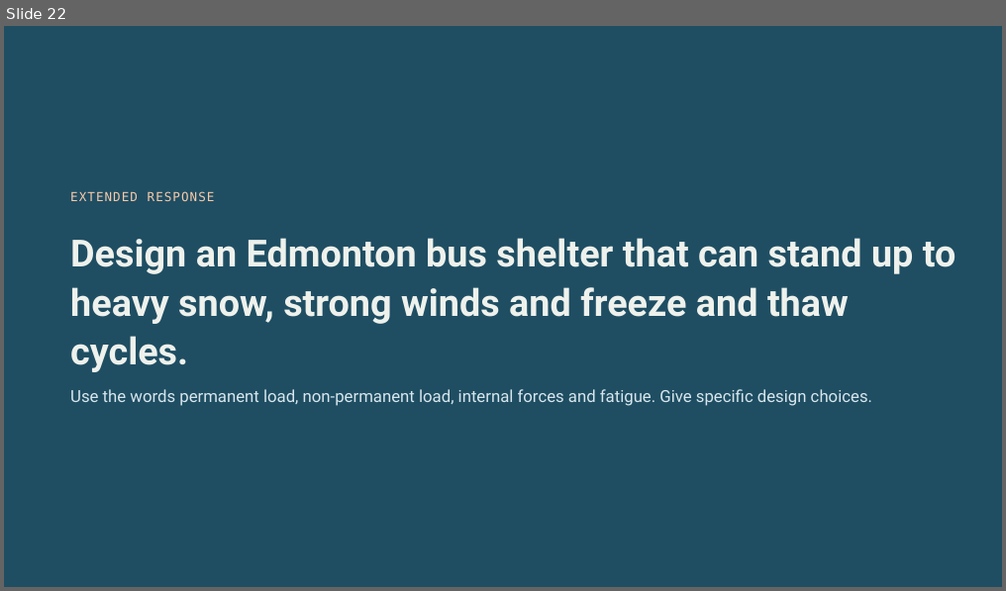
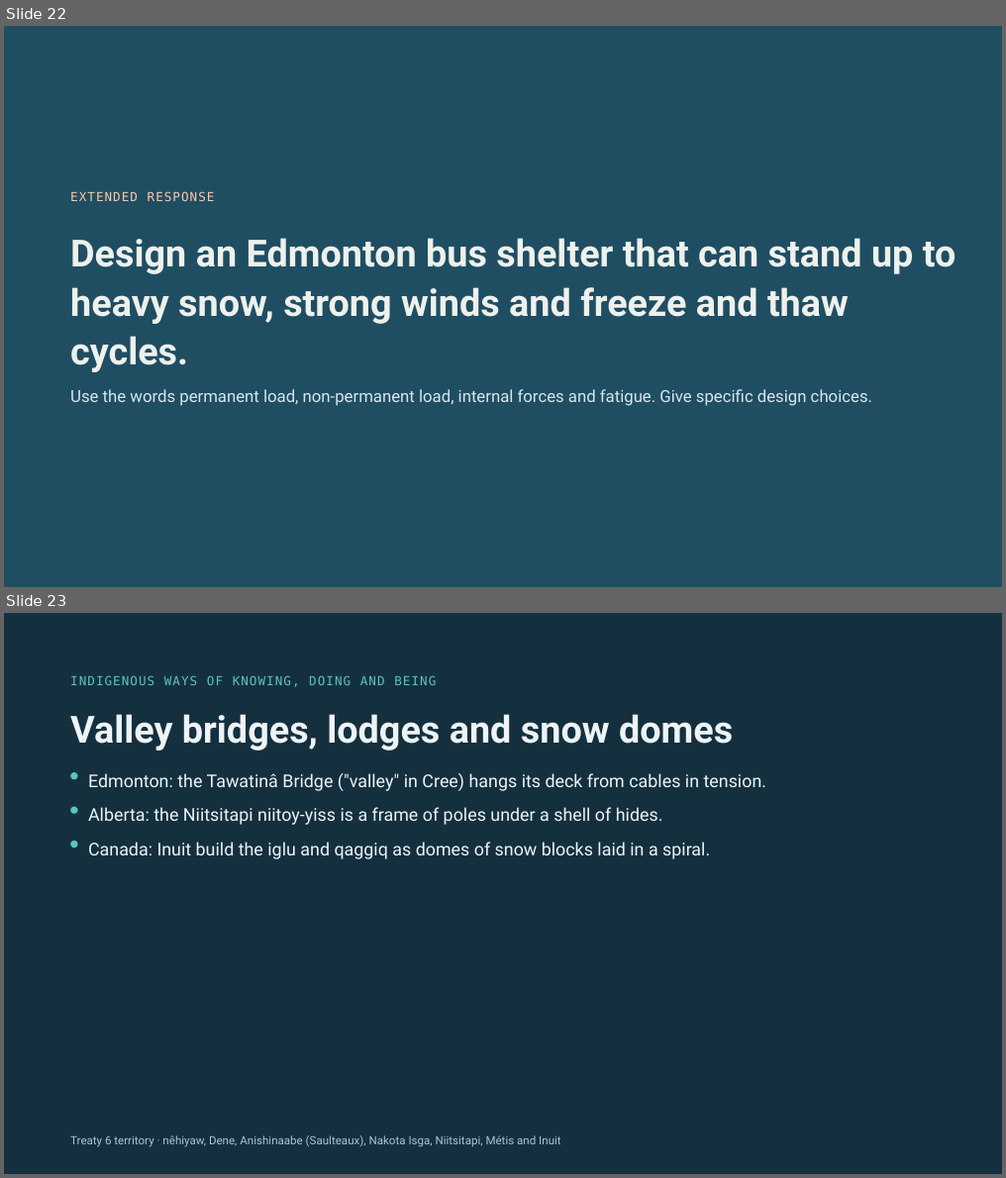
Before and after one commit to cebren/science-labs, a slide deck: science-starter-pack/slides/grade-7/structures-and-loads-slides/structures-and-loads-slides.pptx. Shown one above the other, each under a label of ours: slide 22 before the commit, slides 22 and 23 after it. The pictures are 1006x591 and 1006x1178 pixels, drawn with LibreOffice and Linux fonts; fonts in the diff are those of the drawing. Boxes give left, top, right and bottom in pixels: in the first picture for what was removed or moved away, otherwise in the second. Text is boxed around its words. In the diff, an @@ line names an element or a change of style, - is before the commit and + after.

```diff
--- a/science-starter-pack/slides/grade-7/structures-and-loads-slides/structures-and-loads-slides.pptx
+++ b/science-starter-pack/slides/grade-7/structures-and-loads-slides/structures-and-loads-slides.pptx
@@ slide 23 added at bbox=[4, 613, 1002, 1174], background #14303F @@
@@ text added at bbox=[70, 675, 436, 687], 12 pt, text #5CC4B8 @@
+INDIGENOUS WAYS OF KNOWING, DOING AND BEING
@@ text added at bbox=[70, 714, 733, 751], 36 pt, text #EEF3F5, bold @@
+Valley bridges, lodges and snow domes
@@ rounded rectangle added at bbox=[70, 772, 78, 780], fill #5CC4B8 @@
@@ text added at bbox=[88, 773, 767, 791], 17 pt, text #EEF3F5 @@
+Edmonton: the Tawatinâ Bridge ("valley" in Cree) hangs its deck from cables in tension.
@@ rounded rectangle added at bbox=[70, 807, 78, 814], fill #5CC4B8 @@
@@ text added at bbox=[88, 807, 663, 825], 17 pt, text #EEF3F5 @@
+Alberta: the Niitsitapi niitoy-yiss is a frame of poles under a shell of hides.
@@ rounded rectangle added at bbox=[70, 841, 78, 848], fill #5CC4B8 @@
@@ text added at bbox=[88, 842, 710, 860], 17 pt, text #EEF3F5 @@
+Canada: Inuit build the iglu and qaggiq as domes of snow blocks laid in a spiral.
@@ text added at bbox=[70, 1136, 560, 1148], 11 pt, text #A9C6D3 @@
+Treaty 6 territory · nêhiyaw, Dene, Anishinaabe (Saulteaux), Nakota Isga, Niitsitapi, Métis and Inuit
```
Also in this commit, not shown: 11 other files.
